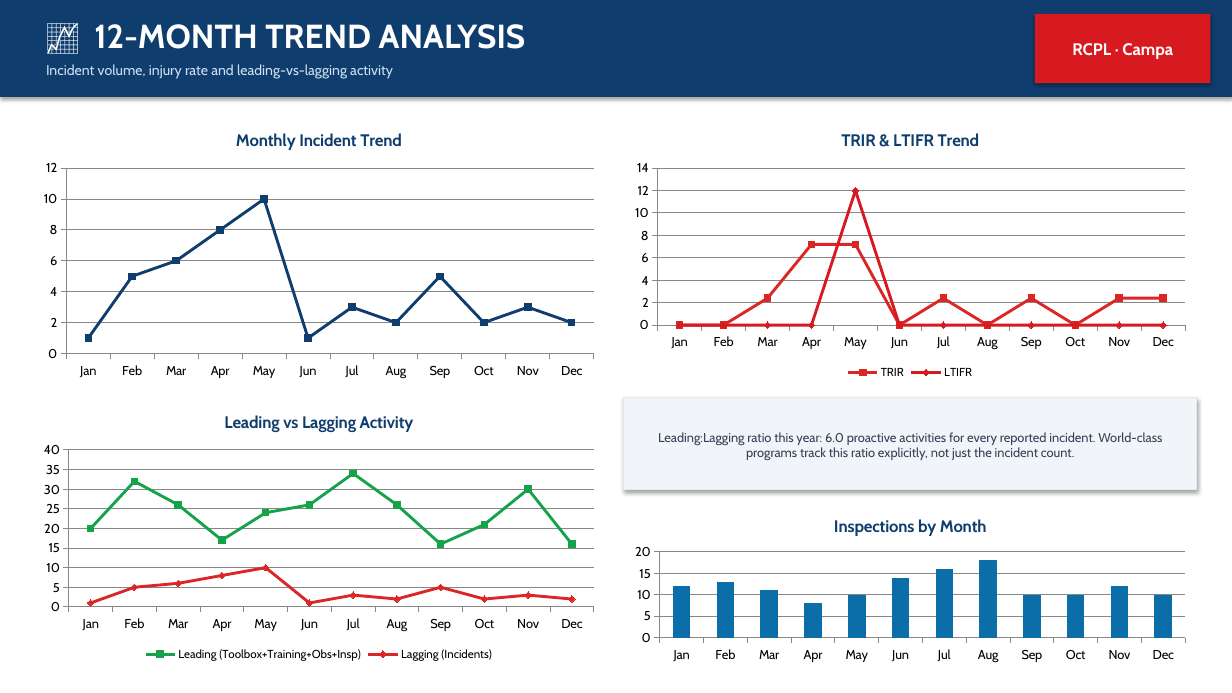
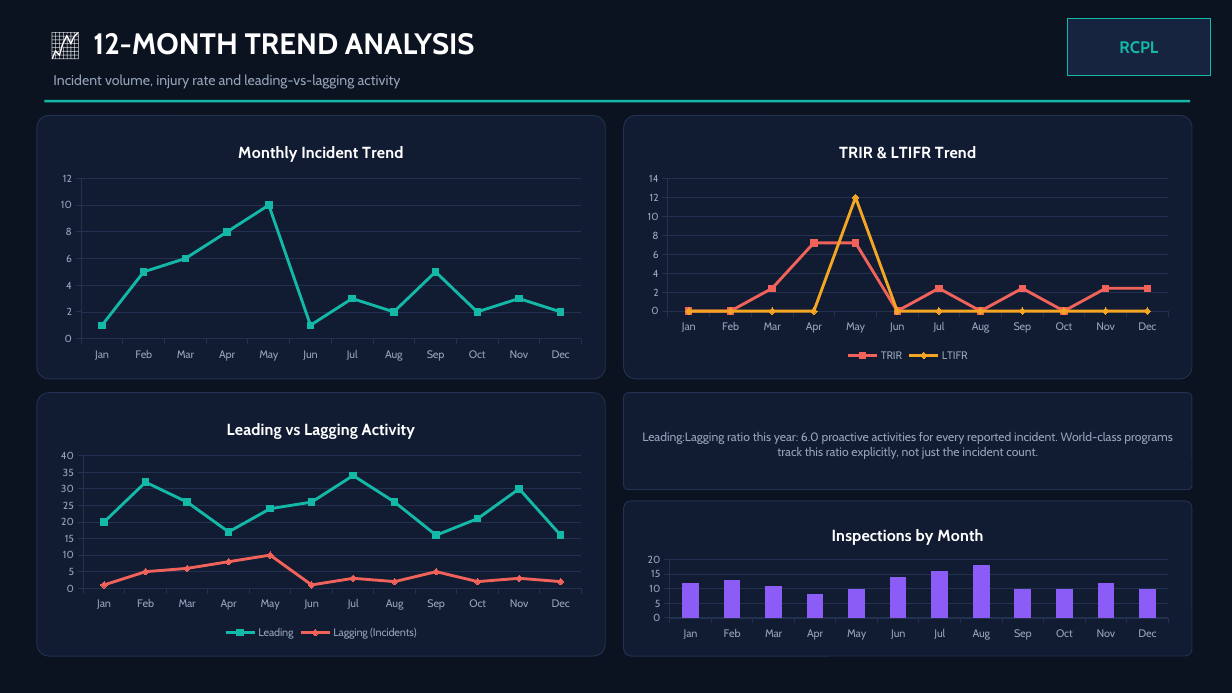
Before and after one commit to snlbk043-cell/hira, a slide deck: slide 3 of dashboard/RCPL_Executive_Leadership_Safety_Review.pptx. Drawn at 1232x693 pixels with LibreOffice and Linux fonts; fonts in the diff are those of the drawing. Boxes give left, top, right and bottom in pixels: in the first picture for what was removed or moved away, otherwise in the second. Text is boxed around its words. In the diff, an @@ line names an element or a change of style, - is before the commit and + after.

```diff
--- a/dashboard/RCPL_Executive_Leadership_Safety_Review.pptx
+++ b/dashboard/RCPL_Executive_Leadership_Safety_Review.pptx
@@ rectangle: place and size @@
-rectangle at [0, 0, 1232, 97]
+rectangle at [0, 0, 1232, 693]
@@ rectangle at [0, 0, 1232, 693]: fill #0F3D6E to #0B1220; shadow off @@
@@ text "📈 12-MONTH TREND ANALYSIS": place and size @@
-text "📈 12-MONTH TREND ANALYSIS" at [94, 24, 526, 49]
+text "📈 12-MONTH TREND ANALYSIS" at [93, 33, 475, 55]
@@ text "📈 12-MONTH TREND ANALYSIS" at [93, 33, 475, 55]: size 26 to 23 pt @@
@@ rectangle "RCPL": place and size @@
-rectangle "RCPL" at [1035, 14, 1211, 83]
+rectangle "RCPL" at [1067, 18, 1211, 76]
@@ rectangle "RCPL" at [1067, 18, 1211, 76]: fill #D71920 to #162440; outline none to #14B8A6 1 pt; shadow off @@
@@ text in rectangle at [1119, 41, 1158, 53]: text changed; text colour #FFFFFF to #14B8A6 @@
-RCPL · Campa
+RCPL
@@ text "Incident volume, injury rate and ...": place and size @@
-text "Incident volume, injury rate and ..." at [46, 64, 393, 79]
+text "Incident volume, injury rate and ..." at [53, 74, 401, 89]
@@ text "Incident volume, injury rate and ..." at [53, 74, 401, 89]: text colour #CFE0F0 to #94A3B8 @@
@@ rounded rectangle added at [37, 116, 605, 379], fill #111C33, outline #22314F 0.75 pt @@
@@ rectangle added at [44, 100, 1190, 103], fill #14B8A6 @@
@@ rounded rectangle added at [624, 116, 1192, 379], fill #111C33, outline #22314F 0.75 pt @@
@@ line chart at [50, 128, 592, 366] @@
@@ colour of Series 1 #0F3D6E to #14B8A6 @@
@@ category axis changed @@
@@ value axis changed @@
@@ lettering changed @@
@@ line chart: place and size @@
-line chart at [32, 116, 605, 384]
+line chart at [50, 128, 592, 366]
@@ line chart at [637, 128, 1179, 366] @@
@@ colour of TRIR #DC2626 to #F0625A @@
@@ colour of LTIFR #D71920 to #F5A524 @@
@@ legend changed @@
@@ category axis changed @@
@@ value axis changed @@
@@ lettering changed @@
@@ line chart: place and size @@
-line chart at [624, 116, 1197, 384]
+line chart at [637, 128, 1179, 366]
@@ rounded rectangle added at [37, 393, 605, 656], fill #111C33, outline #22314F 0.75 pt @@
@@ line chart at [50, 406, 592, 643] @@
-Leading (Toolbox+Training+Obs+Insp): 20, 32, 26, 17, 24, 26, 34, 26, 16, 21, 30, 16
+Leading: 20, 32, 26, 17, 24, 26, 34, 26, 16, 21, 30, 16
@@ colour of Leading #15A34A to #14B8A6 @@
@@ colour of Lagging (Incidents) #DC2626 to #F0625A @@
@@ legend changed @@
@@ category axis changed @@
@@ value axis changed @@
@@ lettering changed @@
@@ line chart: place and size @@
-line chart at [32, 397, 605, 665]
+line chart at [50, 406, 592, 643]
@@ rounded rectangle "Leading:Lagging ratio this year: 6.0 ...": place and size @@
-rounded rectangle "Leading:Lagging ratio this year: 6.0 ..." at [624, 397, 1197, 490]
+rounded rectangle "Leading:Lagging ratio this year: 6.0 ..." at [624, 393, 1192, 490]
@@ rounded rectangle "Leading:Lagging ratio this year: 6.0 ..." at [624, 393, 1192, 490]: size 10 to 9.5 pt, text colour #334155 to #94A3B8; rectangle to rounded rectangle; fill #F1F5F9 to #111C33; outline #E2E8EF 0.75 pt to #22314F 0.75 pt; shadow off @@
@@ rounded rectangle added at [624, 501, 1192, 656], fill #111C33, outline #22314F 0.75 pt @@
@@ column chart at [637, 514, 1179, 643] @@
@@ colour of Series 1 #0B6EA8 to #8B5CF6 @@
@@ category axis changed @@
@@ value axis changed @@
@@ lettering changed @@
@@ column chart: place and size @@
-column chart at [624, 504, 1197, 665]
+column chart at [637, 514, 1179, 643]
```
Also in this commit, not shown: 8 other slides changed.
